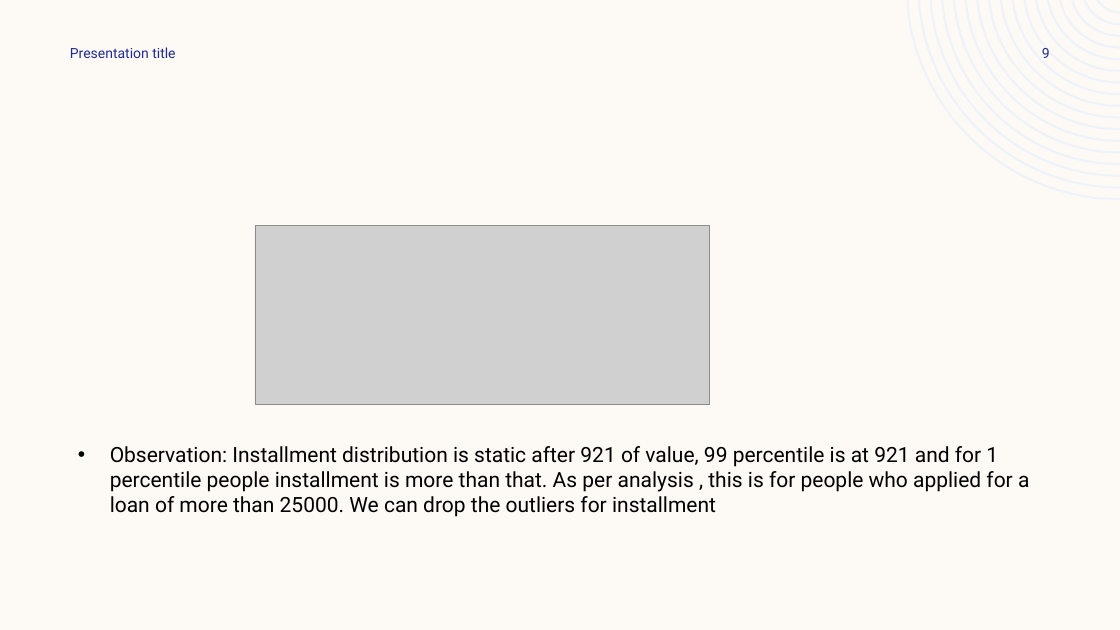
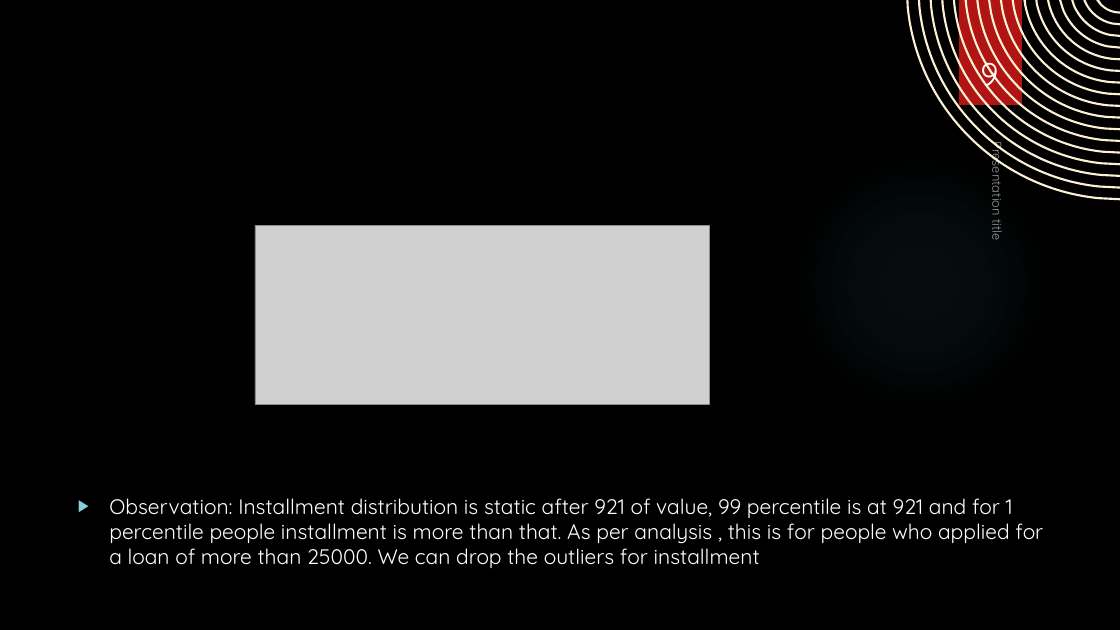
Before and after one commit to asthaa29/lendingcasestudy, a slide deck: slide 9 of EDA Case Study.pptx. Drawn at 1120x630 pixels with LibreOffice and Linux fonts; fonts in the diff are those of the drawing; grey boxes stand for pictures; background and template pictures are left out. Boxes give left, top, right and bottom in pixels: in the first picture for what was removed or moved away, otherwise in the second. Text is boxed around its words. In the diff, an @@ line names an element or a change of style, - is before the commit and + after.

```diff
--- a/EDA Case Study.pptx
+++ b/EDA Case Study.pptx
@@ background #FDFAF6 to picture (left out) @@
@@ freeform shape at bbox=[907, 0, 1120, 201]: fill #EEF3FA to #FAF1D4 @@
@@ page number: place and size @@
-page number at bbox=[1042, 48, 1050, 58]
+page number at bbox=[980, 52, 998, 96]
@@ page number at bbox=[980, 52, 998, 96]: size 12 to 28 pt, font Roboto to Quicksand, text colour #1F2C8F to #FFFFFF; alignment right to centre; vertical alignment middle to bottom @@
@@ rectangle added at bbox=[959, 0, 1022, 105], fill #B01513 @@
@@ text "Presentation title": place and size @@
-text "Presentation title" at bbox=[70, 47, 175, 58]
+text "Presentation title" at bbox=[989, 148, 1008, 240]
@@ text "Presentation title" at bbox=[989, 148, 1008, 240]: size 12 to 11 pt, font Roboto to Quicksand, text colour #1F2C8F to #FFFFFF at 60% opacity; vertical alignment middle to bottom; rotation 0 to 90 degrees @@
@@ ellipse added at bbox=[791, 154, 1049, 413], fill gradient #50B9C1 @@
@@ text "Observation: Installment distribution is static ..." at bbox=[109, 498, 1043, 568]: font Roboto to Quicksand, text colour #000000 to #FFFFFF; bullet • to ▶; more space between paragraphs @@
```
Also in this commit, not shown: 12 other slides changed.
